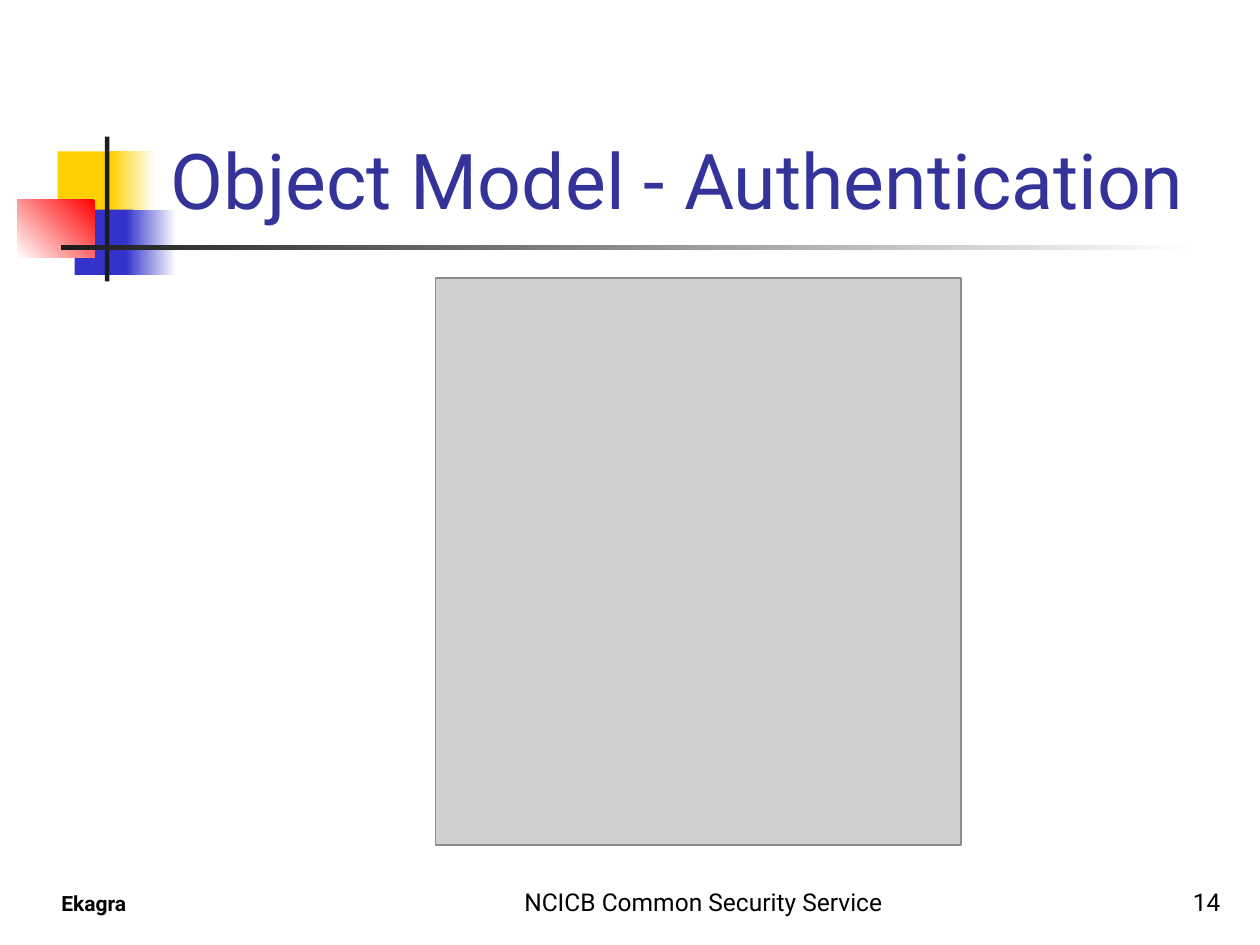
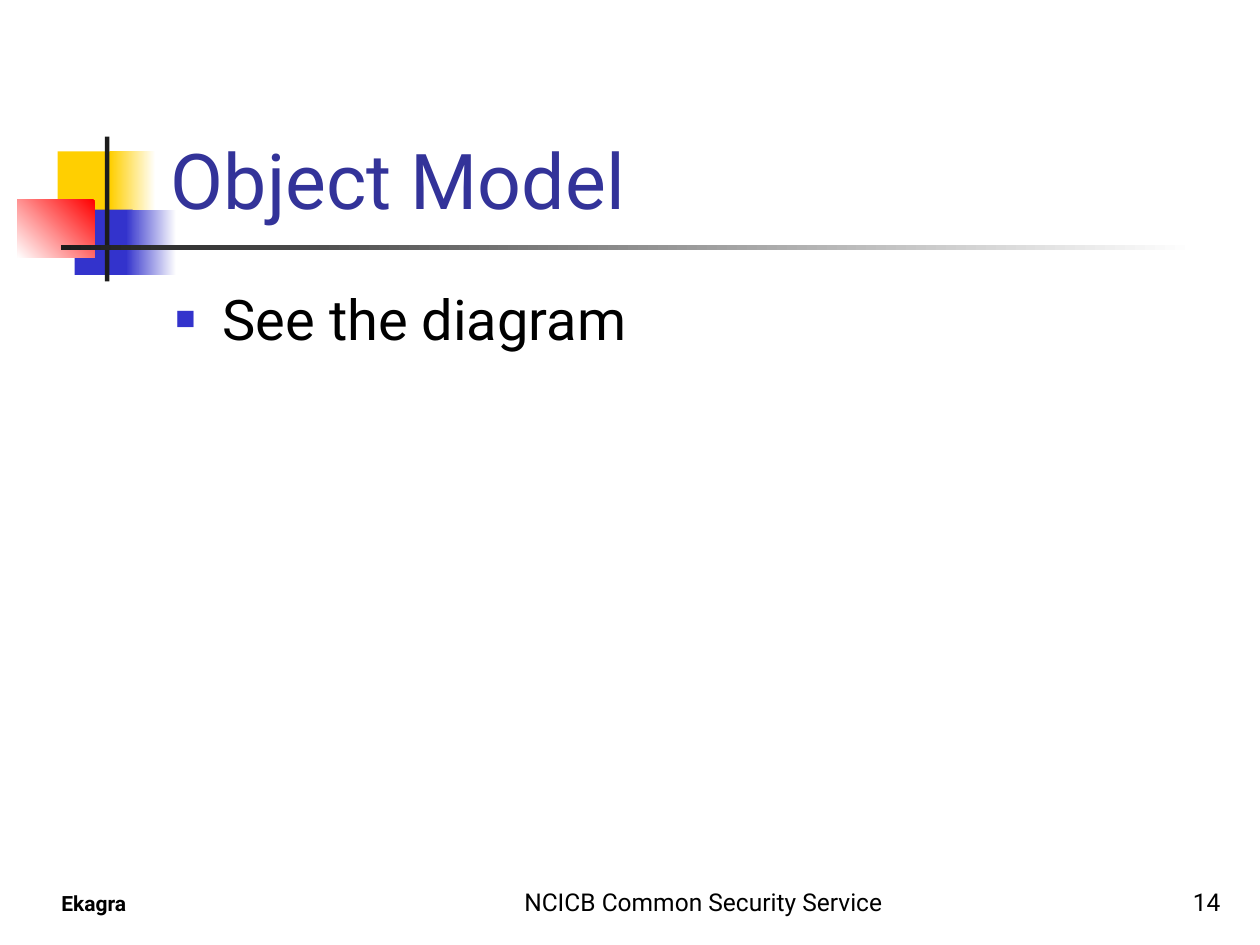
Before and after one commit to CBIIT/common-security-module-docs, a slide deck: slide 14 of caTISSUE_presentation.ppt. Drawn at 1260x945 pixels with LibreOffice and Linux fonts; fonts in the diff are those of the drawing; grey boxes stand for pictures; background and template pictures are left out. Boxes give left, top, right and bottom in pixels: in the first picture for what was removed or moved away, otherwise in the second. Text is boxed around its words. In the diff, an @@ line names an element or a change of style, - is before the commit and + after.

```diff
--- a/caTISSUE_presentation.ppt
+++ b/caTISSUE_presentation.ppt
@@ title at <box>171,151,625,226</box>: text changed @@
-Object Model - Authentication
+Object Model
@@ text added at <box>223,298,626,352</box>, 32 pt, text #000000 @@
+■ See the diagram
@@ picture removed at <box>436,278,961,845</box> @@
```
Also in this commit, not shown: 2 other slides changed.
